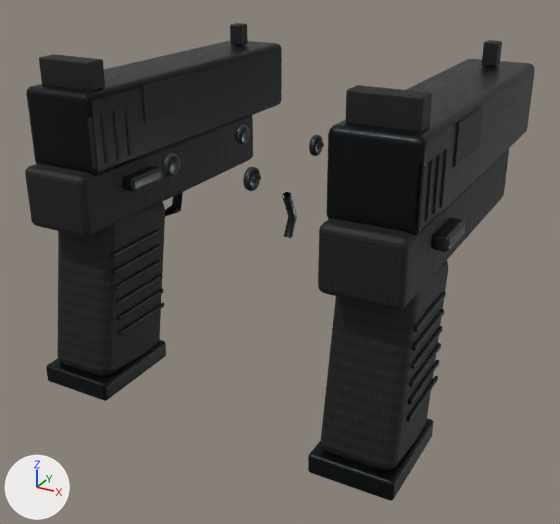
One commit to the glTF model models/csgo/elite.glb: the scene before it, then after it.
Camera for both pictures: a 50 mm camera at (0.21, -0.355, 0.128) aimed at (-0.004, 0.034, -0.066). Arrows for +X, +Y and +Z are at lower left; the lights stay in place. The first picture is the older version. Where no turn or scale is listed for an object, it has been applied to the vertices.

Script lines for the objects in view, before the commit:
```python
me_cube = bpy.data.meshes.new('Cube')
me_cube.from_pydata(...)  # 192 vertices, 376 faces; spans x -0.203..0.023, y -0.105..0.105, z -0.023..0.023
me_cube.materials.append(mat_weapon_finish___parkerized_steel)
me_cube_009 = bpy.data.meshes.new('Cube.009')
me_cube_009.from_pydata(...)  # 1300 vertices, 2520 faces; spans x -0.226..0.001, y -0.041..0.105, z -0.087..0.025
me_cube_009.materials.append(mat_parkerized_steel)
me_cylinder_001 = bpy.data.meshes.new('Cylinder.001')
me_cylinder_001.from_pydata(...)  # 2128 vertices, 4160 faces; spans x -0.202..0.023, y -0.237..0.001, z -0.155..0.037
me_cylinder_001.materials.append(mat_polymer)
ob_weapon_parkerized_steel = bpy.data.objects.new('weapon_Parkerized steel', me_cube_009)
ob_weapon_parkerized_steel.location = (0.112, -0.025, -0.045)
ob_weapon_polymer = bpy.data.objects.new('weapon_Polymer', me_cylinder_001)
ob_weapon_polymer.location = (0.09, 0.173, 0.025)
ob_weapon_weapon_finish___parkerized_steel = bpy.data.objects.new('weapon_Weapon finish / Parkerized steel', me_cube)
ob_weapon_weapon_finish___parkerized_steel.location = (0.09, 0.05, 0.025)
# also in view: 'weapon_Machined edges' at (0.009, 0.06, -0.007)
```
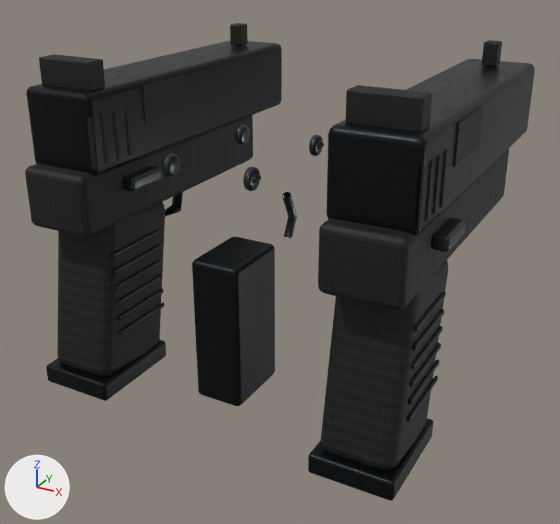
Edits to the bpy script that builds the scene:
```text
Add me_cube_003:
    me_cube_003.from_pydata(...)  # 288 vertices, 564 faces; spans x -0.204..0.023, y -0.031..0.032, z -0.006..0.089
    me_cube_003.materials.append(mat_parkerized_steel)
Add ob_magazine_parkerized_steel:
    ob_magazine_parkerized_steel = bpy.data.objects.new('magazine_Parkerized steel', me_cube_003)
    ob_magazine_parkerized_steel.location = (0.09, -0.035, -0.126)
```

Location of each change, [x1, y1, x2, y2] in pixels of the pictures (560 x 524 px):
'magazine_Parkerized steel', added
    after: [46, 236, 433, 501]
'weapon_Parkerized steel', unchanged, covered by the edit
    before: [46, 192, 446, 501]
    after: [111, 192, 446, 422]
'slide_Polymer', unchanged, uncovered by the edit
    after: [39, 23, 502, 229]
